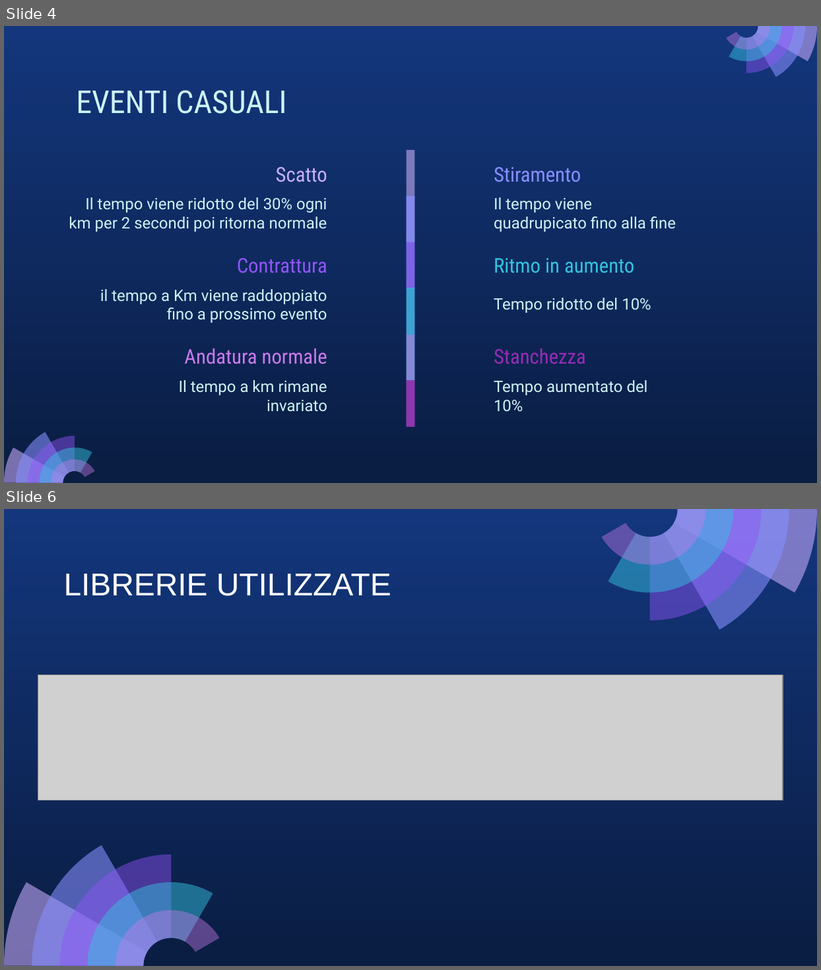
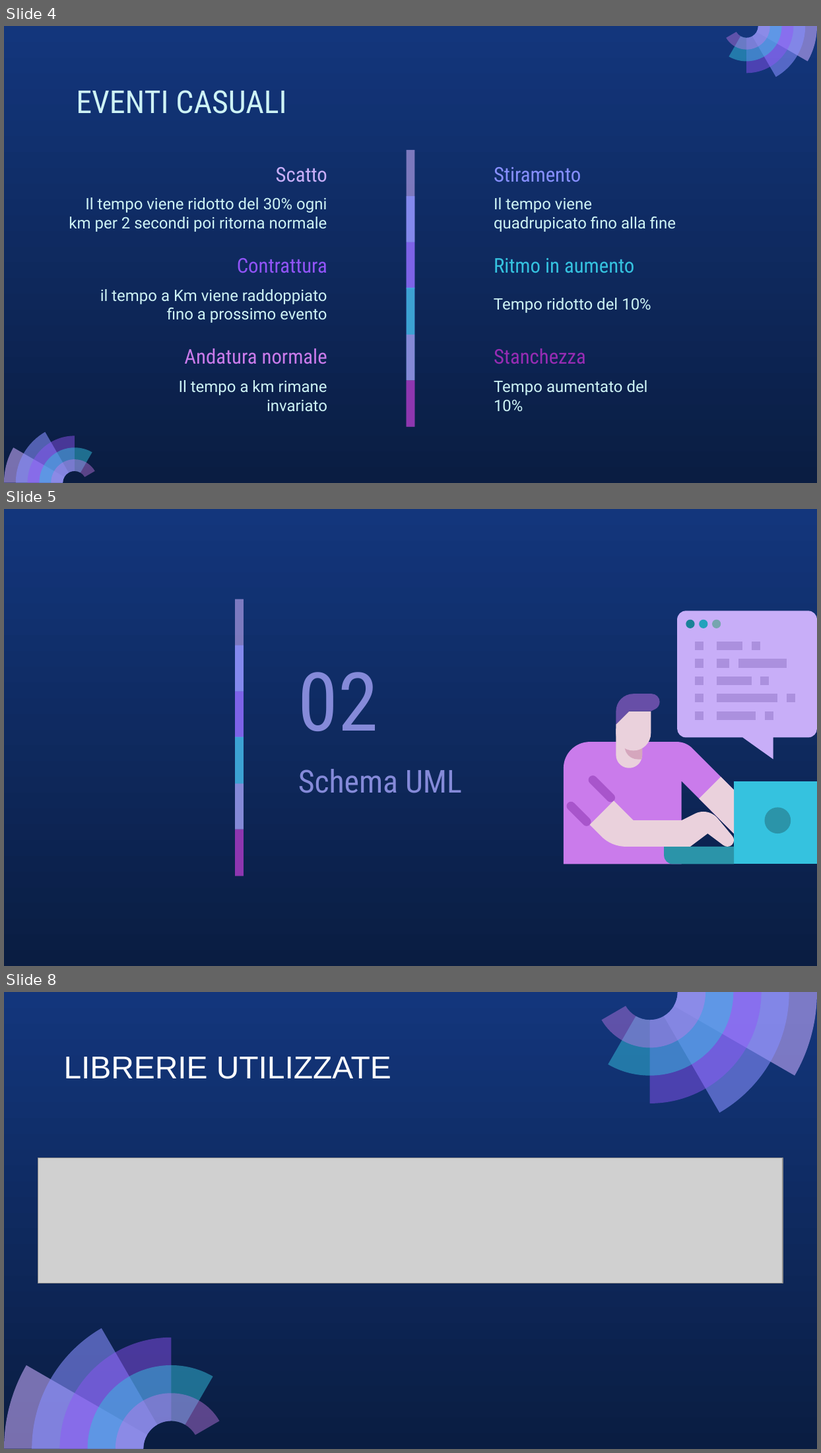
Before and after one commit to LorenzoBastianelli/Progetto_Maratona, a slide deck: File/ProgettoMaratonaBastianelli_Fiore.pptx. Shown one above the other, each under a label of ours: slides 4 and 6 before the commit, slides 4, 5 and 8 after it; the slides between them are not shown. The pictures are 821x970 and 821x1453 pixels, drawn with LibreOffice and Linux fonts; fonts in the diff are those of the drawing; grey boxes stand for pictures. Boxes give left, top, right and bottom in pixels: in the first picture for what was removed or moved away, otherwise in the second. Text is boxed around its words. In the diff, an @@ line names an element or a change of style, - is before the commit and + after.

```diff
--- a/File/ProgettoMaratonaBastianelli_Fiore.pptx
+++ b/File/ProgettoMaratonaBastianelli_Fiore.pptx
@@ slide 5 added at (4,509,817,966), background gradient #13367C to #0A1D42 @@
@@ group added at (564,611,817,865): 31 freeform shapes @@
@@ title added at (298,672,378,731), 72 pt, text #858AD9 @@
+02
@@ title added at (298,769,462,793), 28 pt, text #858AD9 @@
+Schema UML
@@ group added at (235,599,243,877): 6 rectangles @@
@@ what was slide 6 is now slide 8 @@
```
Also in this commit, not shown: 3 slides changed, 4 other slides added, 5 slides removed, 3 other files.
